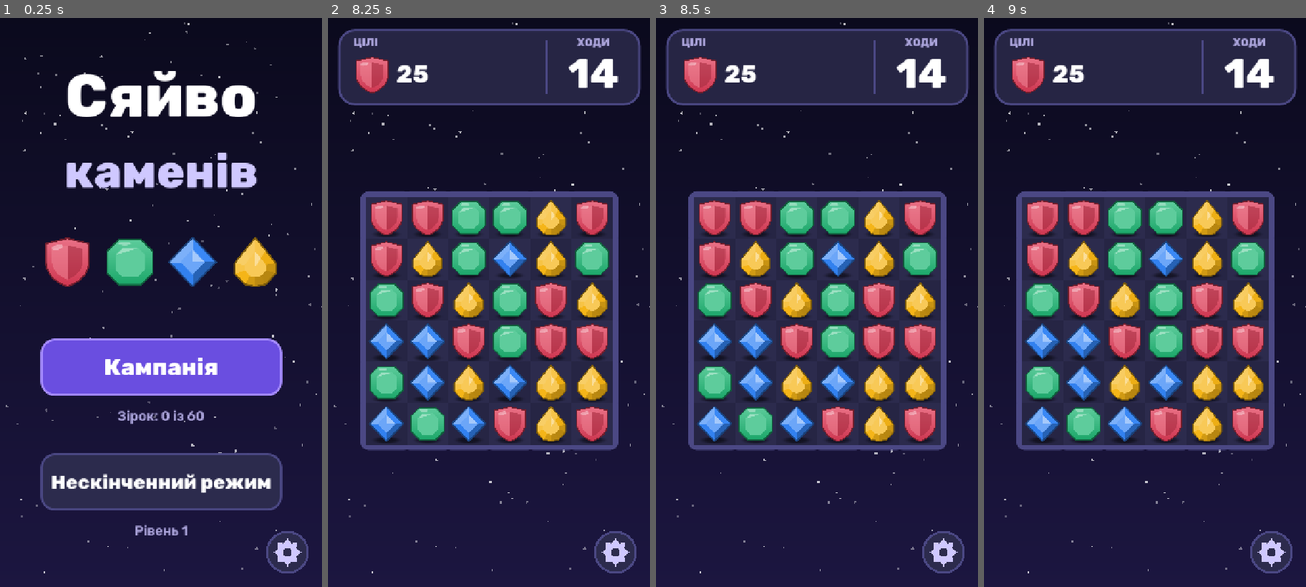
Above: before the commit, frames 1-4 (left to right).
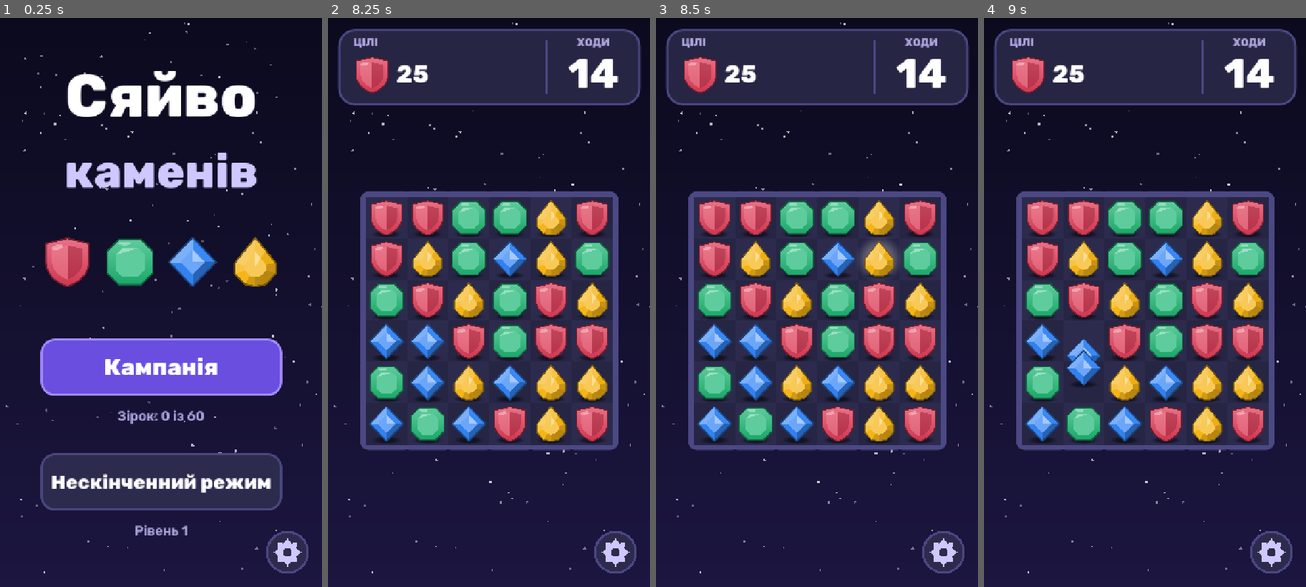
Above: after the commit, the same moments.

Repository: pizdezmen/3v
Game: Godot game, scene res://scenes/main.tscn
The game is run twice, just before and just after one commit, with the same random seed, the same clock (stepped at 60 frames per second) and the same inputs.
Inputs (mouse positions are in pixels of both pictures, inside the frame that each line leads up to):
- Up to frame 1 (0.25 s): no input
- Up to frame 2 (8.25 s): click "Кампанія" at 0.5 s; click "1" at 1.25 s; click (614, 552) at 2 s; click "Грати" at 2.75 s; click (614, 552) at 3.5 s; click "Почати заново" at 4.25 s; click "Грати" at 5 s; click (614, 552) at 5.75 s; click "Почати заново" at 6.5 s; click "Грати" at 7.25 s; tap Enter at 8 s; move the mouse to (559, 274) at 8.02 s; click (559, 274) at 8.17 s
- Up to frame 3 (8.5 s): no input
- Up to frame 4 (9 s): tap Space at 8.75 s; drag from (1080, 330) to (1128, 416) at 8.77 s

Frames 1-2 are identical in both runs. In frame 3, 0.2% of the frame differs, in the area x 63-76%, y 39-46%; in frame 4, 1.0%, in the area x 25-37%, y 53-68%.

Commit message:
Дотики доходять до поля; поле не реагує під відкритим вікном
Контейнери екрана більше не перехоплюють дотики, тож перетягування
каменів працює. Поки відкрите вікно або рівень завершено, поле вимкнене.
Проходження ботом у демонстраційному режимі не зберігає прогрес.

Co-Authored-By: Claude Fable 5.2 <noreply@anthropic.com>
Claude-Session: https://claude.ai/code/session_01GrBXe2te6QH59CnASU2Y8a

Diff:
--- a/scripts/game/game.gd
+++ b/scripts/game/game.gd
@@ -24,6 +24,7 @@
 
 
 func _ready() -> void:
+	mouse_filter = Control.MOUSE_FILTER_IGNORE
 	_build.call_deferred()
 
 
@@ -53,6 +54,7 @@
 	_moves_label.size = Vector2(209, 112)
 	_panel.add_child(_moves_label)
 	_goals_box = Control.new()
+	_goals_box.mouse_filter = Control.MOUSE_FILTER_IGNORE
 	_goals_box.position = Vector2(28, 52)
 	_goals_box.size = Vector2(430, 100)
 	_panel.add_child(_goals_box)
@@ -90,6 +92,9 @@
 
 
 func _process(_delta: float) -> void:
+	if board != null:
+		# поки відкрите вікно або рівень завершено, поле не реагує на дотики
+		view.input_enabled = not _finished and not is_instance_valid(_dialog)
 	if autoplay and board != null and view.input_enabled and not view.busy and not is_instance_valid(_dialog):
 		var m := Bot.pick_move(board, _auto_rng)
 		if not m.is_empty():
--- a/scripts/ui/main.gd
+++ b/scripts/ui/main.gd
@@ -10,6 +10,7 @@
 
 
 func _ready() -> void:
+	mouse_filter = Control.MOUSE_FILTER_IGNORE
 	var bg := Background.new()
 	bg.set_anchors_preset(Control.PRESET_FULL_RECT)
 	add_child(bg)
